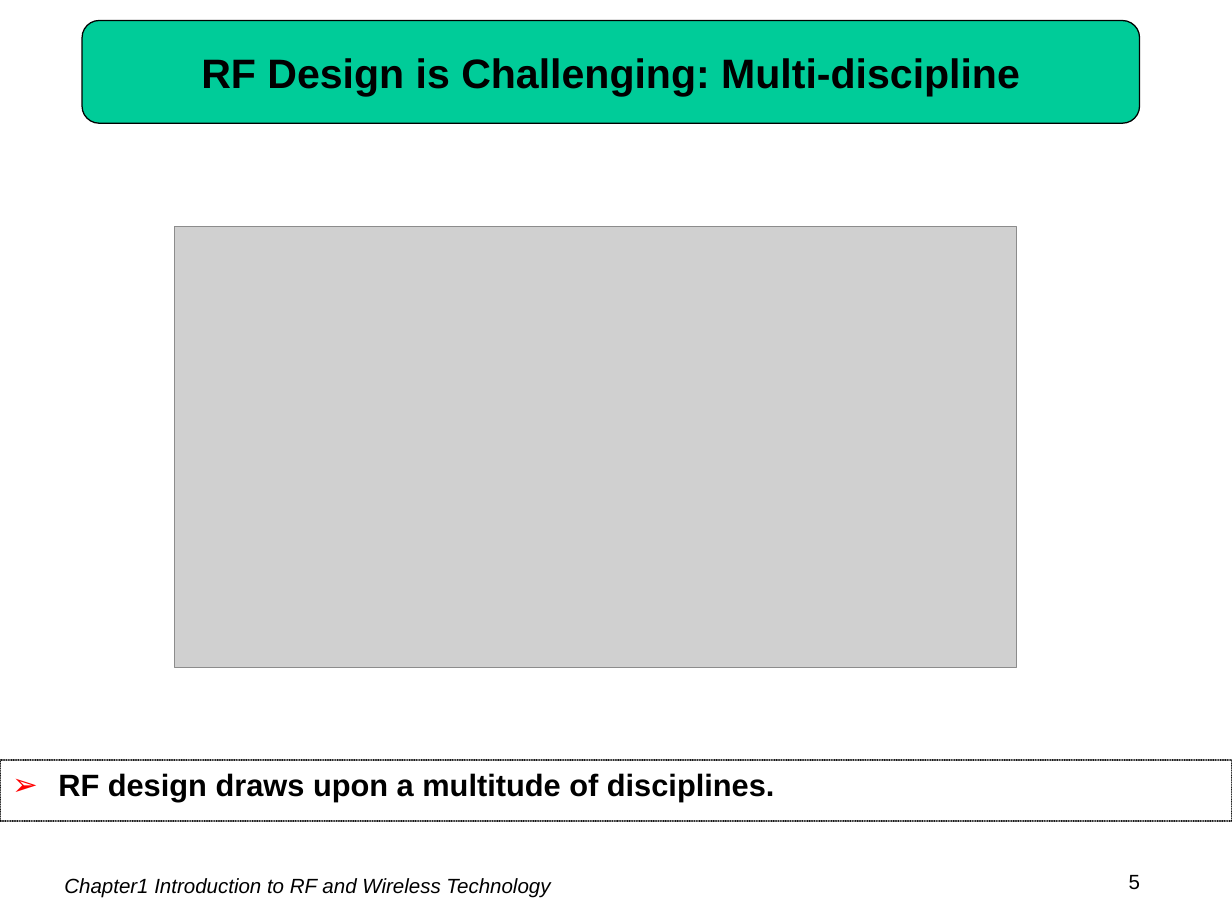
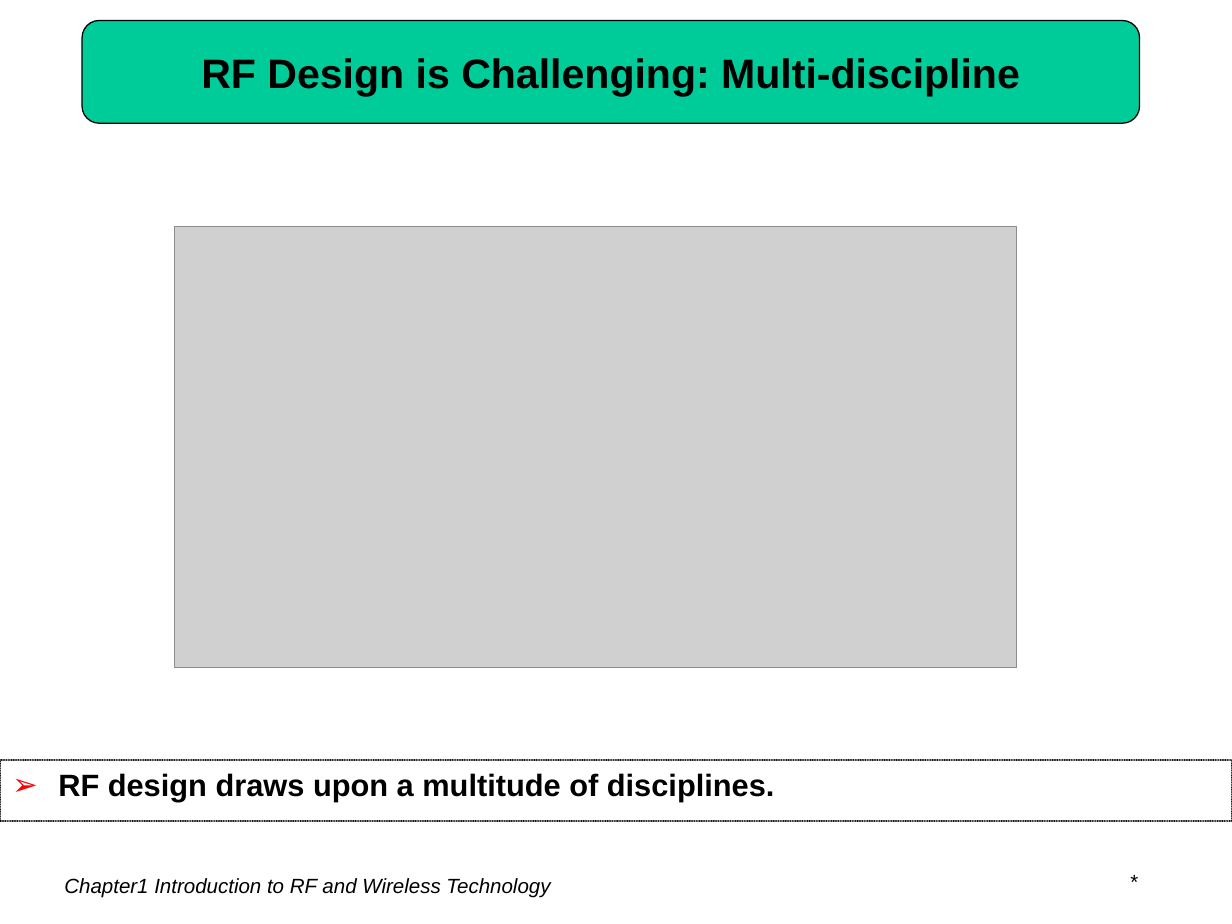
Before and after one commit to LukeLIN-web/curriculum_design, a slide deck: slide 5 of cmos射频电路/chapter1 Introduction to RF and Wireless Technology.ppt. Drawn at 1232x924 pixels with LibreOffice and Linux fonts; fonts in the diff are those of the drawing; grey boxes stand for pictures. Boxes give left, top, right and bottom in pixels: in the first picture for what was removed or moved away, otherwise in the second. Text is boxed around its words. In the diff, an @@ line names an element or a change of style, - is before the commit and + after.

```diff
--- a/cmos射频电路/chapter1 Introduction to RF and Wireless Technology.ppt
+++ b/cmos射频电路/chapter1 Introduction to RF and Wireless Technology.ppt
@@ text added at bbox=[1037, 862, 1232, 899], 12 pt, text #000000 @@
+*
@@ page number removed at bbox=[1129, 875, 1140, 890] @@
-5
```
Also in this commit, not shown: 7 other slides changed, 2 slides removed, 3 other files.
